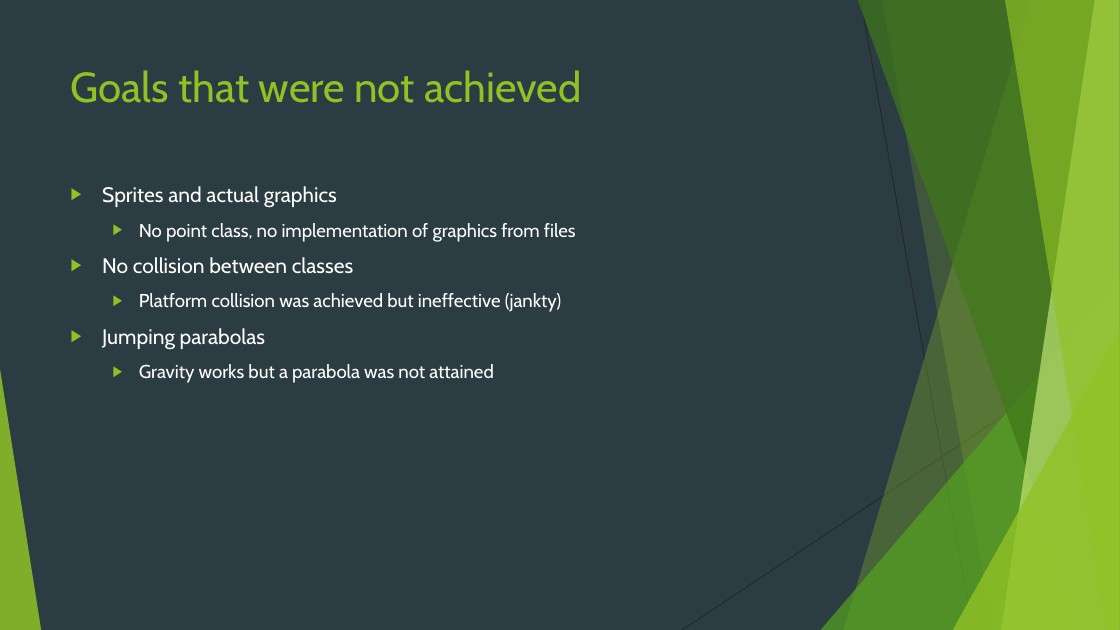
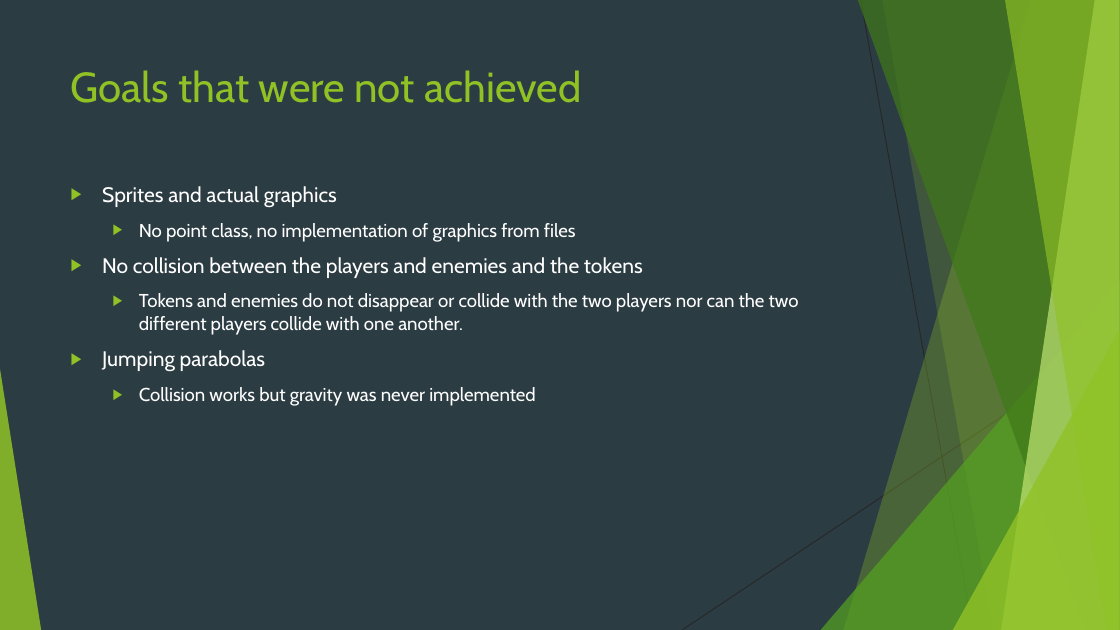
Before and after one commit to Anthony-Hernandez1/SuperLuigiBrothers, a slide deck: slide 6 of Super Luigi Brothers.pptx (slide 7 before the commit). Drawn at 1120x630 pixels with LibreOffice and Linux fonts; fonts in the diff are those of the drawing. Boxes give left, top, right and bottom in pixels: in the first picture for what was removed or moved away, otherwise in the second. Text is boxed around its words. In the diff, an @@ line names an element or a change of style, - is before the commit and + after.

Commit message:
FINAL

```diff
--- a/Super Luigi Brothers.pptx
+++ b/Super Luigi Brothers.pptx
@@ text at [102,257,799,335]: text changed @@
-▶ No collision between classes
-  ▶ Platform collision was achieved but ineffective (jankty)
+▶ No collision between the players and enemies and the tokens
+  ▶ Tokens and enemies do not disappear or collide with the two players nor can the two different players collide with one another.
@@ text at [139,387,536,406]: text changed @@
-  ▶ Gravity works but a parabola was not attained
+  ▶ Collision works but gravity was never implemented
```
Also in this commit, not shown: 4 other slides changed, 1 slide removed.
